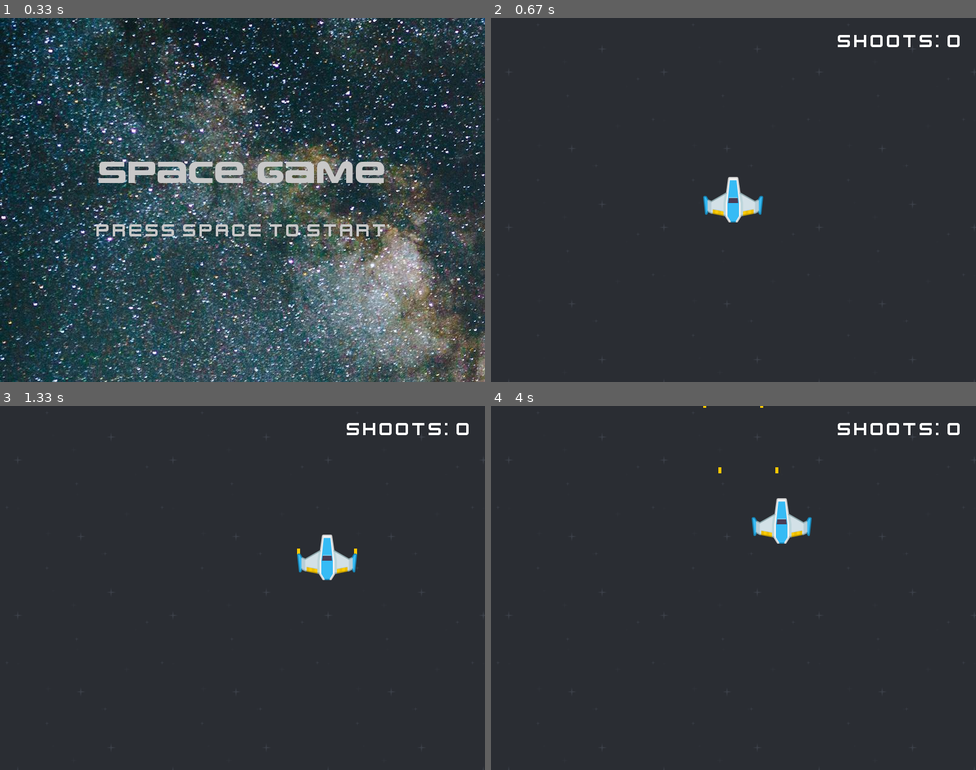
Above: before the commit, frames 1-4 (two rows, left to right).
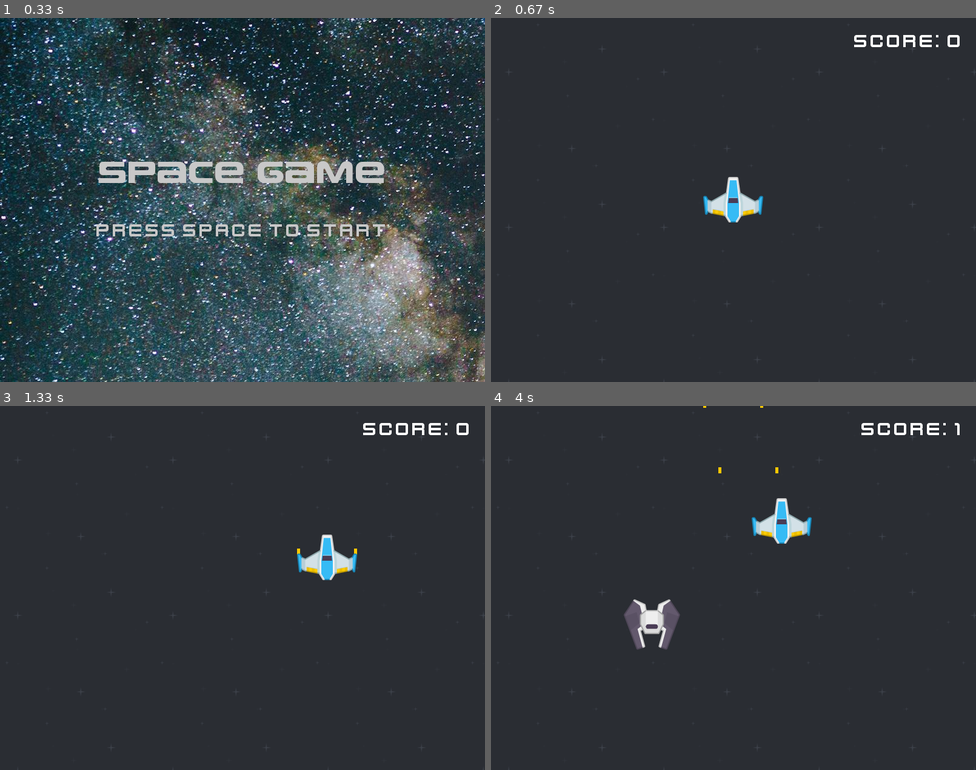
Above: after the commit, the same moments.

Repository: PIRuizEIG/Pygame_SpaceShip
Game: pygame game, started from shipGame.py
Two runs of this game, one before a commit and one after it. Both use one fixed random seed, a clock stepped at 60 frames per second and the inputs below.
Inputs:
- Up to frame 1 (0.33 s): no input
- Up to frame 2 (0.67 s): tap Space at 0.33 s
- Up to frame 3 (1.33 s): hold Right 0.67-1.13 s; hold Up from 1.17 s (still down); tap Space at 1.23 s
- Up to frame 4 (4 s): release Up at 1.47 s; hold Right 1.5-1.97 s; tap Space at 1.57, 1.87, 2.07, 2.37, 2.63, 2.97, 3.27, 3.4, 3.8 s; hold Left 2-2.53 s; hold Down 2.57-2.87 s; hold Left 2.9-3.3 s; hold Up 3.33-3.7 s; hold Right from 3.73 s (still down)

Frame 1 is identical in both runs. In frame 2, 0.1% of the frame differs, in the area x 71-91%, y 4-8%; in frame 3, 0.1%; in frame 4, 1.4%, in the area x 27-97%, y 4-67%.

Commit message:
Posición enemiga aleatoria

Diff:
--- a/shipGame.py
+++ b/shipGame.py
@@ -5,6 +5,8 @@
 import os
 # Importar PyGame
 import pygame
+# Importar aleatorio
+import random
 
 # Iniciar PyGame
 pygame.init()
@@ -96,7 +98,7 @@
 ENEMY_EVENT = pygame.USEREVENT + 1
 """Evento de creación de enemigos"""
 # Crear evento periódico
-pygame.time.set_timer(ENEMY_EVENT, 5000)
+pygame.time.set_timer(ENEMY_EVENT, 1750)
 
 maxX = screenWidth - shipWidth
 """Posición X máxima"""
@@ -204,9 +206,10 @@
 def createEnemy():
     """Crear enemigos"""
     global enemies
-
+    # Generamos una posición X aleatoria dentro de los límites de la pantalla
+    randomX = random.randint(0, screenWidth - enemyWidth)
     # Crear enemigo
-    newEnemy = pygame.Rect(shipX, 0 - enemyHeight, enemyWidth, enemyHeight)
+    newEnemy = pygame.Rect(randomX, 0 - enemyHeight, enemyWidth, enemyHeight)
     enemies.append(newEnemy)
 
 def handleKeyPause():
@@ -303,7 +306,7 @@
 def drawUi():
     """Dibujar texto de puntuación"""
     # Cargar texto
-    text = gameFont.render(f"Shoots: {shots}", True, gameTextColor)
+    text = gameFont.render(f"Score: {shots}", True, gameTextColor)
     # Calcular rectangulo de posición de texto
     textPos = text.get_rect(topright=(screenWidth-20, 20))
     # Dibujar texto
@@ -314,35 +317,43 @@
 
     global enemies, proyectiles, deltaTime, shots
     # Crear copia temporal para evitar problemas al borrar elementos
-    tempList = enemies.copy()
+    survivors = []
     player = pygame.Rect(shipX, shipY, shipWidth, shipHeight)
     # Por cada enemigo en enemigos
-    for ship in tempList:
+    for ship in enemies:
+        isDead = False
         # Movemos el enemigo
         ship.y += enemySpeed * deltaTime
         # Si salimos de la pantalla borramos el enemigo
         if ship.y > screenHeigh: enemies.remove(ship)
-        # Dibujar el enemigo
-        screen.blit(enemy, (ship.x, ship.y))
         tempBullets = proyectiles.copy()
+        # Si choca con el jugador
+        if ship.colliderect(player):
+            # Reproducir sonido explosión
+            explisionSfx.play()
+            # Reiniciar el nivel
+            resetShip()
+            # Salir
+            return
         # Comprobamos colisiones con balas
         for bullet in tempBullets:
-            # Si chocamos con la bala borramos la nave y la bala
+            # Si chocamos con la bala borramos la bala
             if ship.colliderect(bullet):
-                enemies.remove(ship)
                 proyectiles.remove(bullet)
                 # Sumar disparos
                 shots += 1
                 # Reproducir sonido explosión
                 explisionSfx.play()
-                # Salimos del bucle de balas
-                break
-        # Si choca con el jugador
-        if ship.colliderect(player):
-            # Reiniciar el nivel
-            resetShip()
-            # Reproducir sonido explosión
-            explisionSfx.play()
+                # Marcamos al enemigo como muerto
+                isDead = True
+        # Si no estamos muertos
+        if not isDead:
+            # Añadimos a la lista de supervivientes
+            survivors.append(ship)
+            # Dibujar el enemigo
+            screen.blit(enemy, (ship.x, ship.y))
+    # Actualizar lista de enemigos con los supervivientes
+    enemies = survivors
 
 def handleProyectiles():
     """Controlar los disparos disparos"""
